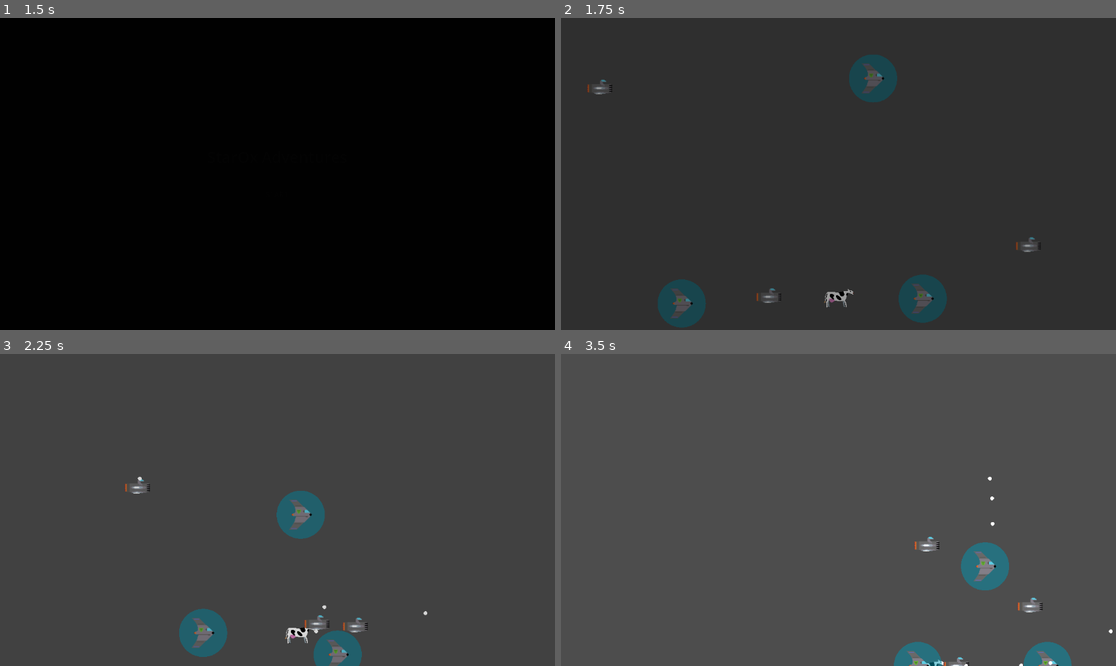
Above: before the commit, frames 1-4 (two rows, left to right).
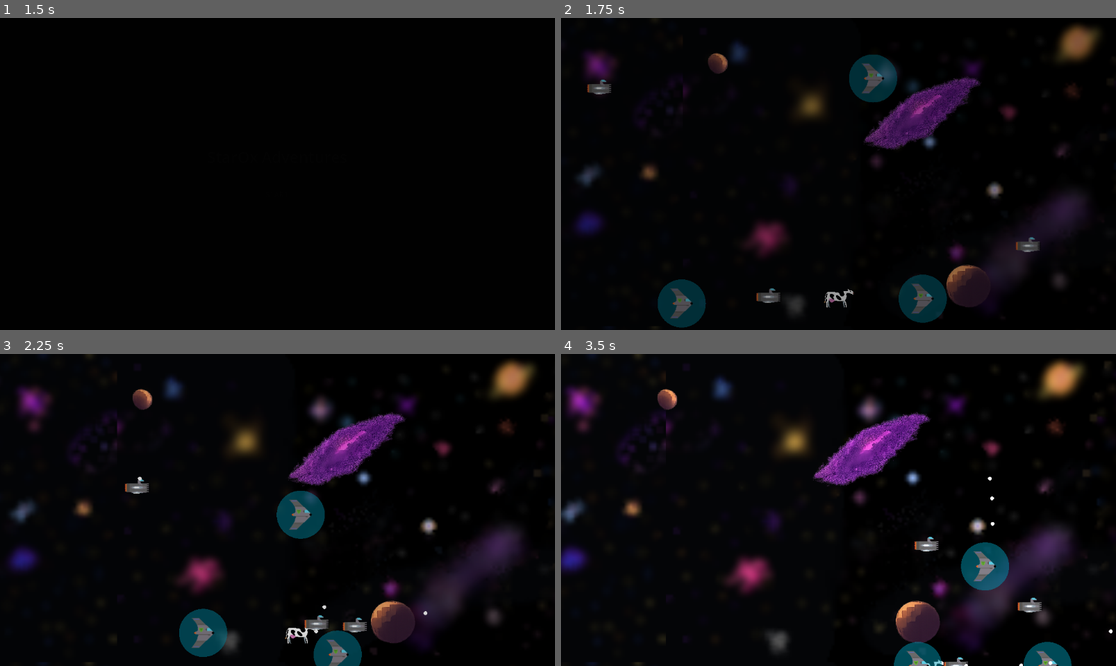
Above: after the commit, the same moments.

Repository: tfmertz/gamedevtv-jam-2026
Game: Godot game, scene res://scene/main.tscn
The game is run twice, just before and just after one commit, with the same random seed, the same clock (stepped at 60 frames per second) and the same inputs.
Inputs:
- Up to frame 1 (1.5 s): click "START" at 0.5 s; click "START" at 1.25 s
- Up to frame 2 (1.75 s): no input
- Up to frame 3 (2.25 s): tap Enter at 2 s; hold D (move_right) from 2.03 s (still down); tap F (cycle_formation) at 2.1 s
- Up to frame 4 (3.5 s): release D (move_right) at 2.78 s; hold S (move_down) from 2.78 s (still down); tap R (cycle_spacing) at 2.85 s

Frame 1 is identical in both runs. In frame 2, 95% of the frame differs, in the area x 0-100%, y 0-100%; in frame 3, 98%; in frame 4, 99%.

Commit message:
Add in new parallaxing background (#21)

Diff:
--- /dev/null
+++ b/main.tscn
@@ -0,0 +1,3 @@
+[gd_scene format=3 uid="uid://bns2la7pxjta7"]
+
+[node name="main" type="Node2D" unique_id=1530410285]
--- a/scene/level.tscn
+++ b/scene/level.tscn
@@ -1,6 +1,9 @@
 [gd_scene format=3 uid="uid://cmls3wnxui0ji"]
 
 [ext_resource type="Script" uid="uid://7y88cwr0eudt" path="res://src/level.gd" id="1_u52ul"]
+[ext_resource type="Texture2D" uid="uid://b78v62tuvike" path="res://assets/art/space1.png" id="2_space1"]
+[ext_resource type="Texture2D" uid="uid://cll4joqkh7f1i" path="res://assets/art/planet_a.png" id="3_planet_a"]
+[ext_resource type="Texture2D" uid="uid://6usrl22ae0rg" path="res://assets/art/planet_b.png" id="4_planet_b"]
 
 [sub_resource type="Curve2D" id="Curve2D_s4405"]
 _data = {
@@ -11,9 +14,44 @@
 [node name="Level" type="Node2D" unique_id=1430583570]
 script = ExtResource("1_u52ul")
 
-[node name="MainBackground" type="Parallax2D" parent="." unique_id=109343717]
+[node name="SpaceLayer" type="Parallax2D" parent="." unique_id=22750423]
+z_index = -100
+scale = Vector2(5, 5)
+scroll_scale = Vector2(0, 0)
+repeat_size = Vector2(256, 128)
+autoscroll = Vector2(-20, 0)
+repeat_times = 8
 
-[node name="Sprite2D" type="Sprite2D" parent="MainBackground" unique_id=2074523114]
+[node name="Sprite2D" type="Sprite2D" parent="SpaceLayer" unique_id=34797159]
+texture = ExtResource("2_space1")
+centered = false
+
+[node name="PlanetLayer" type="Parallax2D" parent="." unique_id=2054582734]
+z_index = -50
+scroll_scale = Vector2(0, 0)
+repeat_size = Vector2(4608, 1500)
+autoscroll = Vector2(-60, 0)
+repeat_times = 4
+
+[node name="PlanetA" type="Sprite2D" parent="PlanetLayer" unique_id=261310031]
+position = Vector2(576, 324)
+scale = Vector2(0.75, 0.75)
+texture = ExtResource("3_planet_a")
+
+[node name="PlanetB" type="Sprite2D" parent="PlanetLayer" unique_id=948153774]
+position = Vector2(1728, 324)
+scale = Vector2(0.75, 0.75)
+texture = ExtResource("4_planet_b")
+
+[node name="PlanetA2" type="Sprite2D" parent="PlanetLayer" unique_id=915586610]
+position = Vector2(2880, 324)
+scale = Vector2(0.75, 0.75)
+texture = ExtResource("3_planet_a")
+
+[node name="PlanetB2" type="Sprite2D" parent="PlanetLayer" unique_id=1187481633]
+position = Vector2(4032, 324)
+scale = Vector2(0.75, 0.75)
+texture = ExtResource("4_planet_b")
 
 [node name="EnemySpawnTimer" type="Timer" parent="." unique_id=688992479]
 wait_time = 2.0
Binary file added: assets/art/planet_a.png
Not shown, added: assets/art/planet_a.png.import
Binary file added: assets/art/planet_b.png
Not shown, added: assets/art/planet_b.png.import
Binary file added: assets/art/space1.png
Not shown, added: assets/art/space1.png.import
Binary file added: assets/art/space_layer.png
Not shown, added: assets/art/space_layer.png.import
